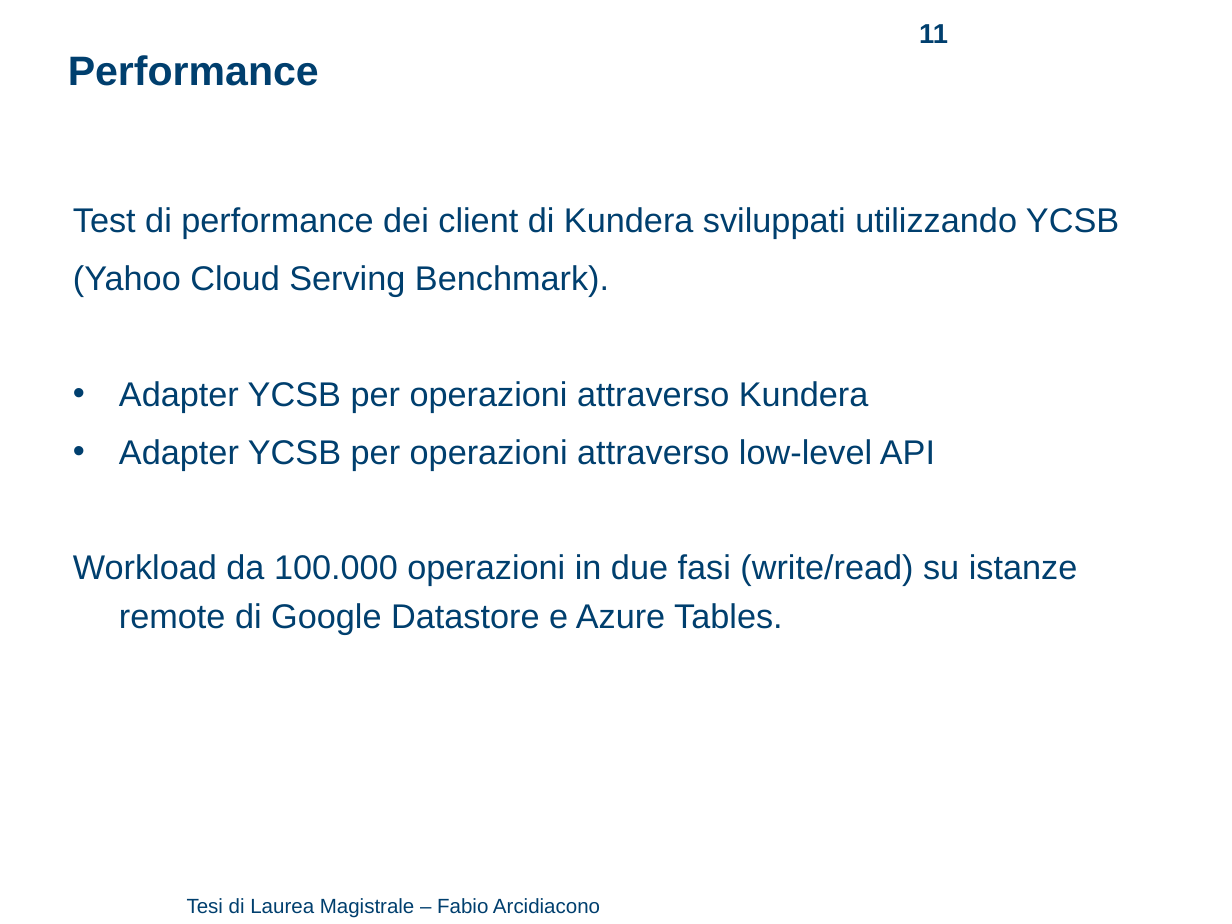
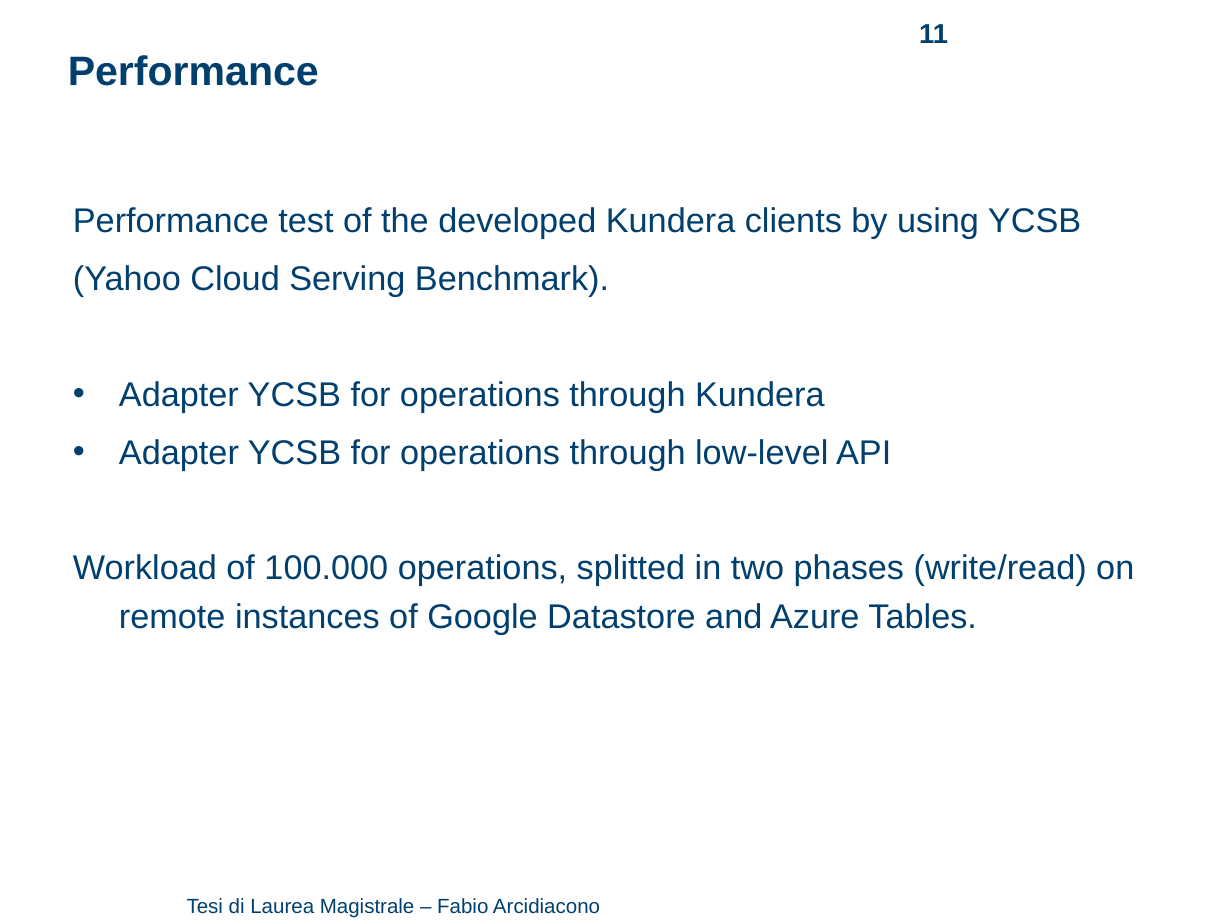
Before and after one commit to arci/thesis, a slide deck: slide 11 of presentation/ThesisPresentation.ppt. Drawn at 1232x924 pixels with LibreOffice and Linux fonts; fonts in the diff are those of the drawing; background and template pictures are left out. Boxes give left, top, right and bottom in pixels: in the first picture for what was removed or moved away, otherwise in the second. Text is boxed around its words. In the diff, an @@ line names an element or a change of style, - is before the commit and + after.

```diff
--- a/presentation/ThesisPresentation.ppt
+++ b/presentation/ThesisPresentation.ppt
@@ text at [73,207,1081,239]: text changed @@
-Test di performance dei client di Kundera sviluppati utilizzando YCSB
+Performance test of the developed Kundera clients by using YCSB
@@ text at [73,381,1134,635]: text changed @@
-• Adapter YCSB per operazioni attraverso Kundera
-• Adapter YCSB per operazioni attraverso low-level API
-Workload da 100.000 operazioni in due fasi (write/read) su istanze remote di Google Datastore e Azure Tables.
+• Adapter YCSB for operations through Kundera
+• Adapter YCSB for operations through low-level API
+Workload of 100.000 operations, splitted in two phases (write/read) on remote instances of Google Datastore and Azure Tables.
```
Also in this commit, not shown: 7 other slides changed, 1 other file.
